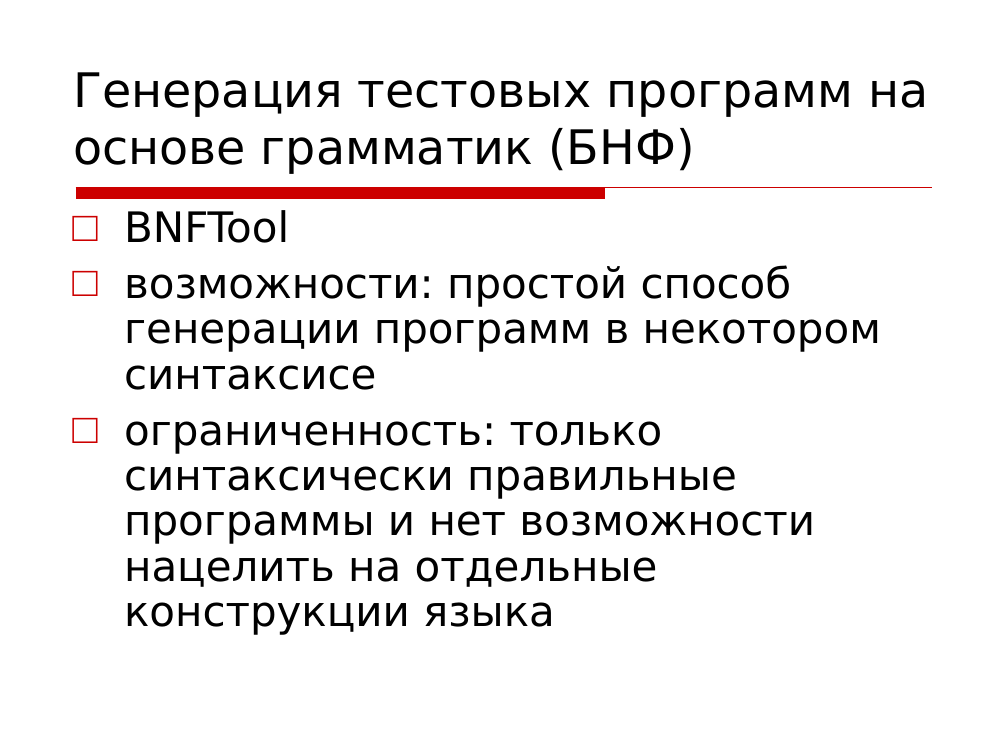
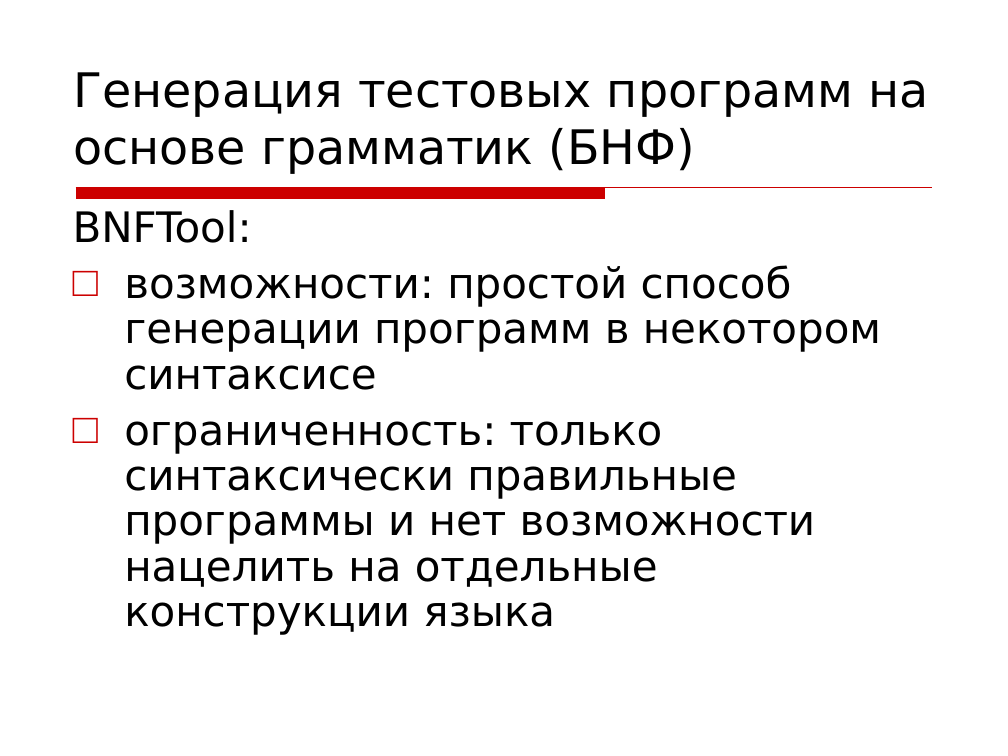
Before and after one commit to kornevgen/tesla-project, a slide deck: slide 3 of papers/unpublished/Tihonov09/tikh-slides.ppt. Drawn at 1008x756 pixels with LibreOffice and Linux fonts; fonts in the diff are those of the drawing; background and template pictures are left out. Boxes give left, top, right and bottom in pixels: in the first picture for what was removed or moved away, otherwise in the second. Text is boxed around its words. In the diff, an @@ line names an element or a change of style, - is before the commit and + after.

```diff
--- a/papers/unpublished/Tihonov09/tikh-slides.ppt
+++ b/papers/unpublished/Tihonov09/tikh-slides.ppt
@@ text at (73,210,252,243): text changed @@
-□ BNFTool
+BNFTool:
```
Also in this commit, not shown: 12 other slides changed, 1 slide added, 3 slides removed.
